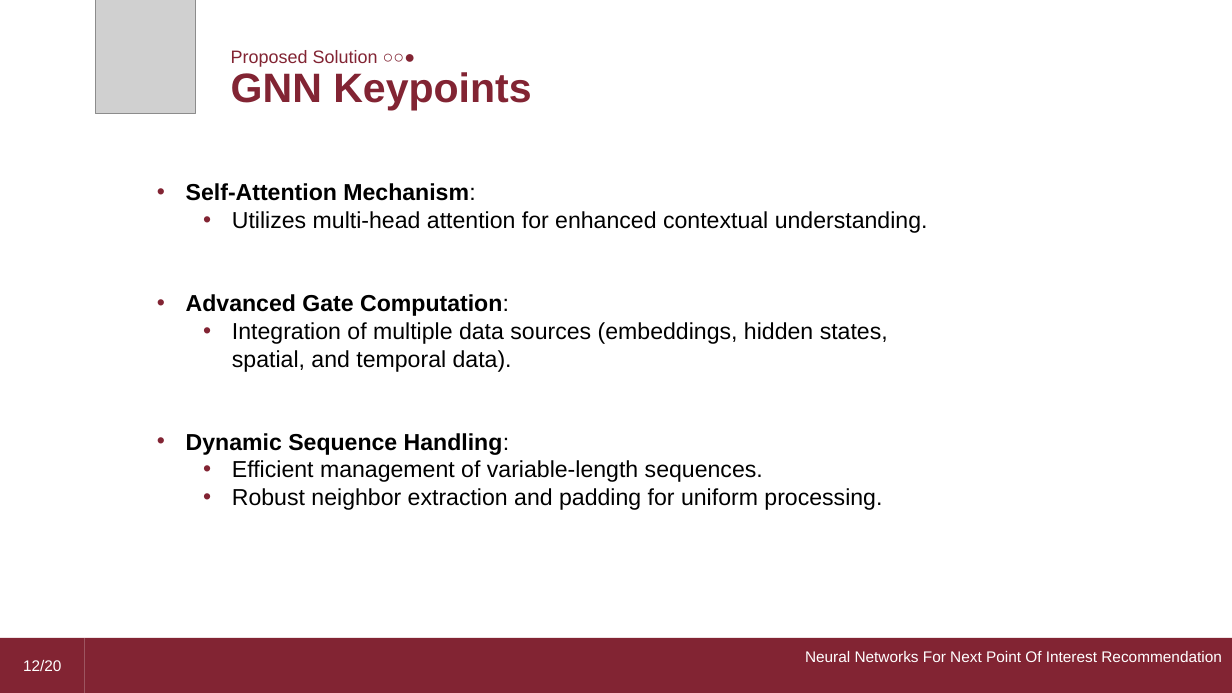
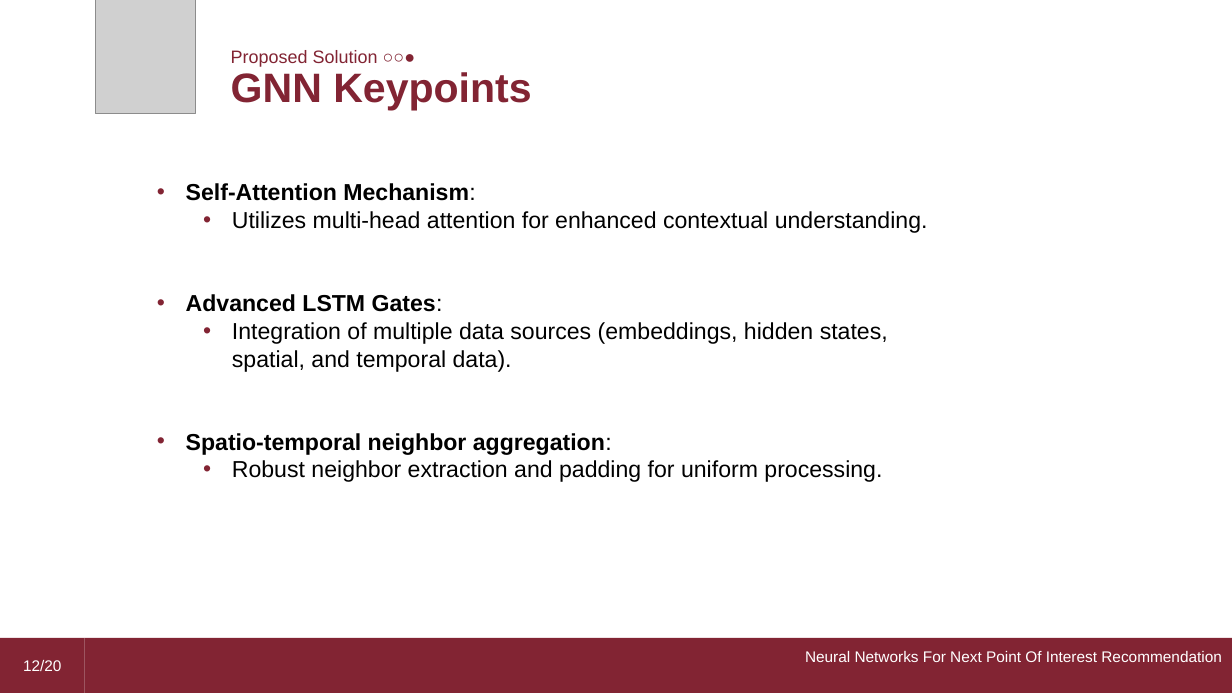
Before and after one commit to dario-loi/foursquare, a slide deck: slide 12 of presentation.pptm. Drawn at 1232x693 pixels with LibreOffice and Linux fonts; fonts in the diff are those of the drawing; grey boxes stand for pictures. Boxes give left, top, right and bottom in pixels: in the first picture for what was removed or moved away, otherwise in the second. Text is boxed around its words. In the diff, an @@ line names an element or a change of style, - is before the commit and + after.

```diff
--- a/presentation.pptm
+++ b/presentation.pptm
@@ text at box(186, 294, 443, 312): text changed @@
-• Advanced Gate Computation:
+• Advanced LSTM Gates:
@@ text at box(186, 433, 612, 455): text changed; bold on @@
-• Dynamic Sequence Handling:
-  • Efficient management of variable-length sequences.
+• Spatio-temporal neighbor aggregation:
```
Also in this commit, not shown: 4 other slides changed.
